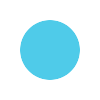
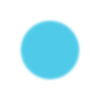
Layered file, before and after one edit (100x100). Changes by layer:
painted on "300" over bbox(18, 18, 82, 82)
